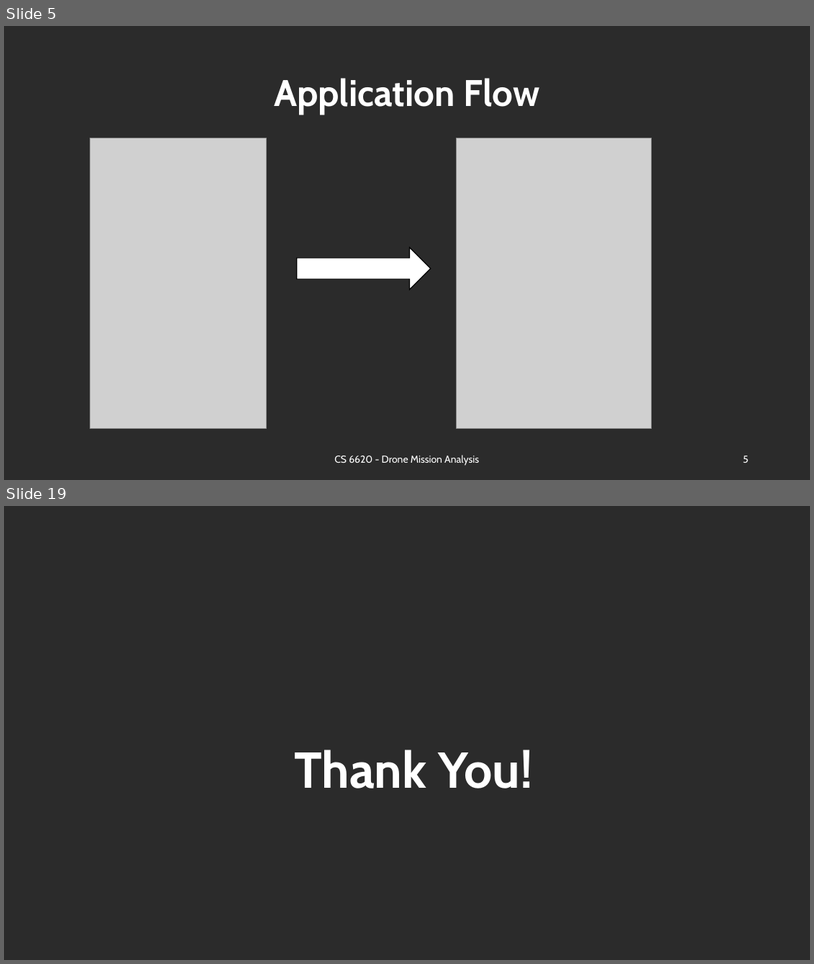
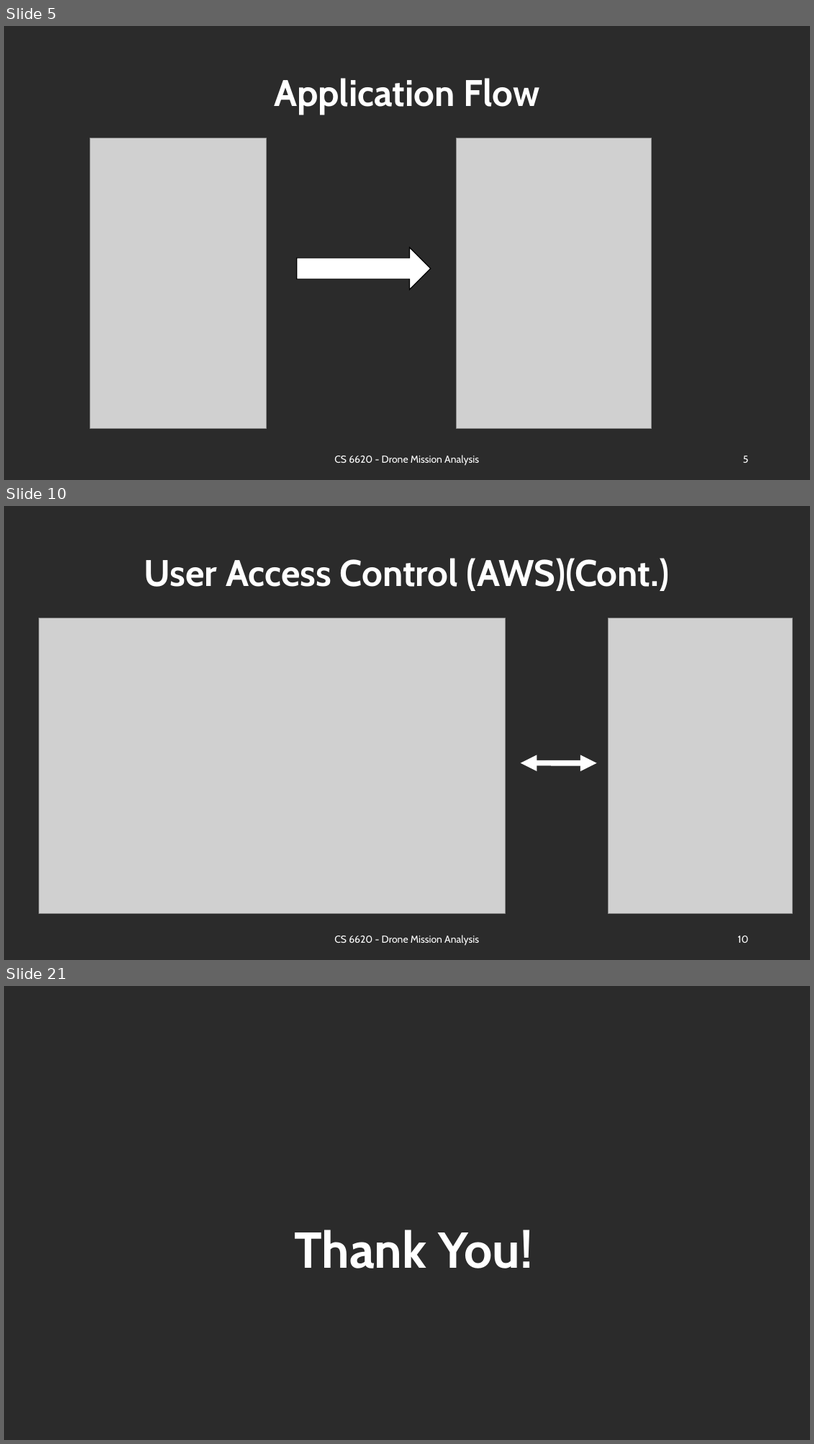
Before and after one commit to BU-NU-CLOUD-SP18/Drone-Mission-Analysis, a slide deck: presentations/Demo5.ppt. Shown one above the other, each under a label of ours: slides 5 and 19 before the commit, slides 5, 10 and 21 after it; the slides between them are not shown. The pictures are 814x964 and 814x1444 pixels, drawn with LibreOffice and Linux fonts; fonts in the diff are those of the drawing; grey boxes stand for pictures; background and template pictures are left out; a plain dark background stands for a picture behind light text. Boxes give left, top, right and bottom in pixels: in the first picture for what was removed or moved away, otherwise in the second. Text is boxed around its words. In the diff, an @@ line names an element or a change of style, - is before the commit and + after.

```diff
--- a/presentations/Demo5.ppt
+++ b/presentations/Demo5.ppt
@@ slide 10 added at box(4, 506, 810, 960), background picture (left out) @@
@@ title added at box(144, 558, 670, 591), 44 pt, text #FFFFFF, bold @@
+User Access Control (AWS)(Cont.)
@@ picture added at box(39, 618, 505, 913) @@
@@ picture added at box(608, 618, 792, 913) @@
@@ double arrow added from (520, 763) to (597, 763), #FFFFFF 6.49 pt @@
@@ text added at box(334, 934, 479, 945), 12 pt, text #FFFFFF @@
+CS 6620 - Drone Mission Analysis
@@ page number added at box(738, 935, 749, 942), 12 pt, text #FFFFFF @@
+10
@@ what was slide 19 is now slide 21 @@
```
Also in this commit, not shown: 10 slides changed, 2 other slides added, 1 slide removed.
